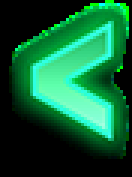
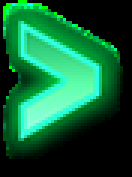
Layer changes from the first 132 x 177 image to the second:
painted on "Layer 1" over [3, 0, 129, 159]
painted on "Layer 2" over [3, 0, 129, 159]
